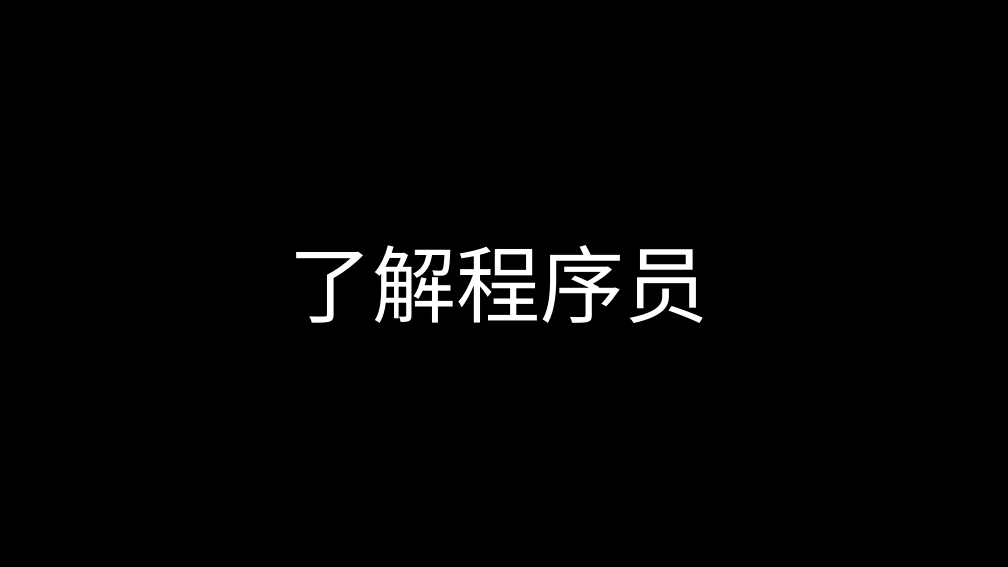
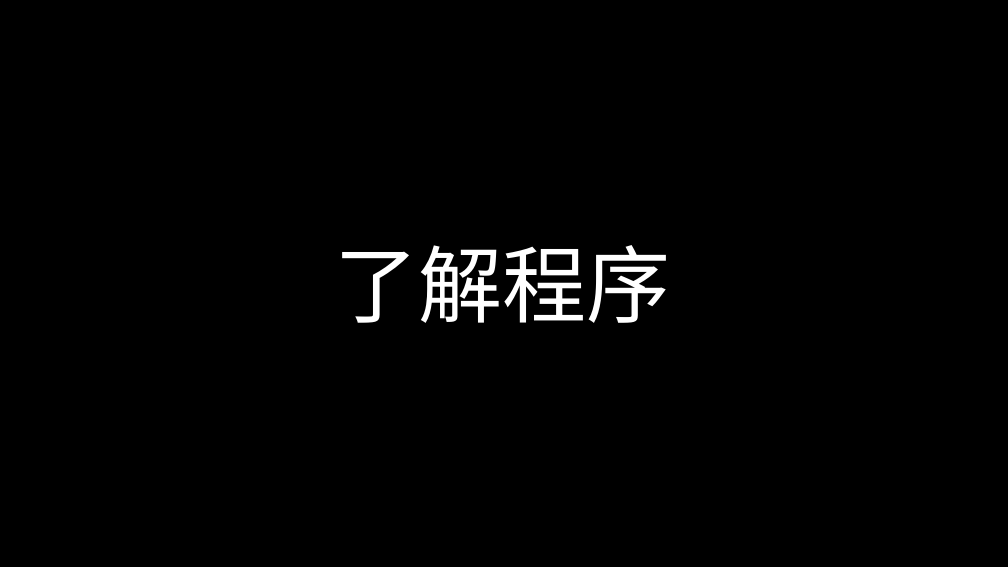
Before and after one commit to albertclass/Lessons, a slide deck: slide 15 of communication/策划与程序沟通技巧.pptx (slide 7 before the commit). Drawn at 1008x567 pixels with LibreOffice and Linux fonts; fonts in the diff are those of the drawing; background and template pictures are left out. Boxes give left, top, right and bottom in pixels: in the first picture for what was removed or moved away, otherwise in the second. Text is boxed around its words. In the diff, an @@ line names an element or a change of style, - is before the commit and + after.

```diff
--- a/communication/策划与程序沟通技巧.pptx
+++ b/communication/策划与程序沟通技巧.pptx
@@ text at (335,245,671,323): text changed @@
-了解程序员
+了解程序
```
Also in this commit, not shown: 9 slides added, 2 other files.
